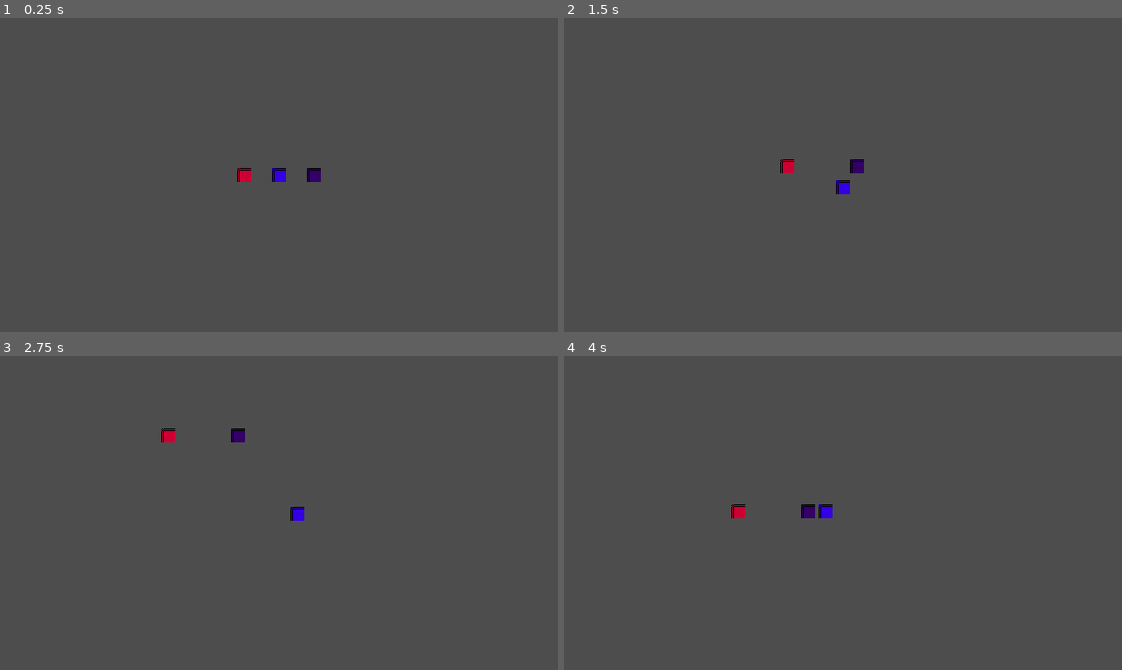
Above: before the commit, frames 1-4 (two rows, left to right).
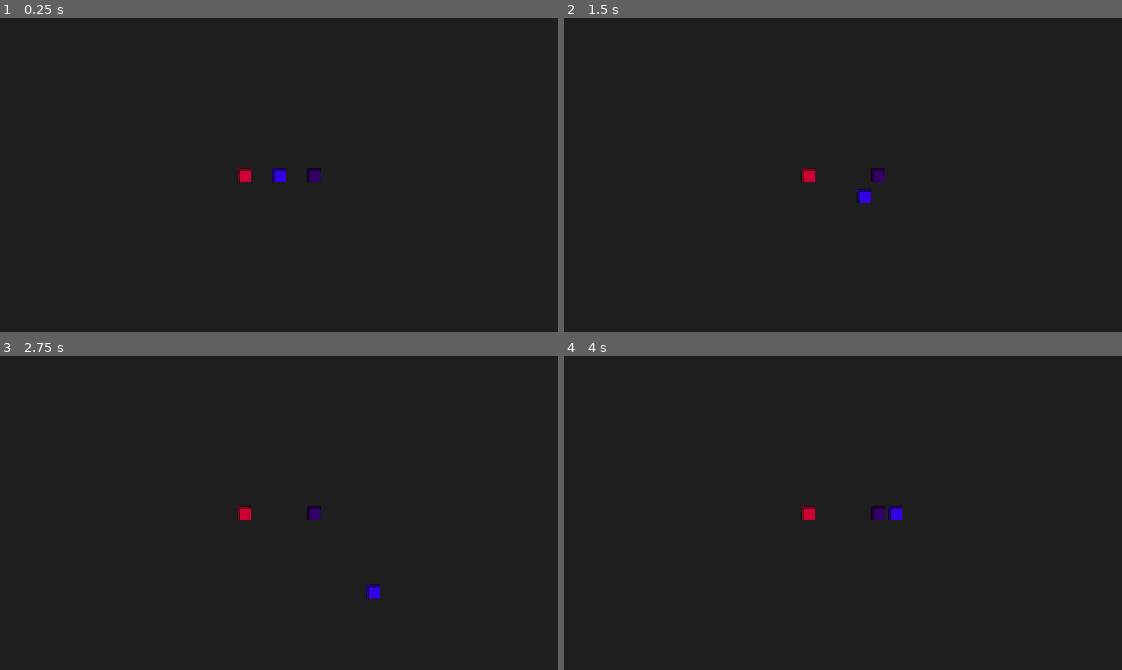
Above: after the commit, the same moments.

Repository: GustavoKimura/synapse-protocol
Game: Godot game, scene res://Scenes/world.tscn
The game is run twice, just before and just after one commit, with the same random seed, the same clock (stepped at 60 frames per second) and the same inputs.
Inputs:
- Up to frame 1 (0.25 s): no input
- Up to frame 2 (1.5 s): tap Enter at 0.5 s; hold Right (ui_right) 0.53-1.28 s; hold Down (ui_down) from 1.28 s (still down)
- Up to frame 3 (2.75 s): release Down (ui_down) at 2.03 s; hold Right (ui_right) from 2.03 s (still down)
- Up to frame 4 (4 s): release Right (ui_right) at 2.78 s; hold Up (ui_up) 2.78-3.53 s; hold Left (ui_left) from 3.53 s (still down)

The runs differ from the first frame. In frame 1, 100% of the frame differs, in the area x 0-100%, y 0-100%; in frame 2, 100%; in frame 3, 100%; in frame 4, 100%.

Commit message:
fix: stop kinematic dragging on collisions, restrict camera bounds and visualize world limits

Diff:
--- a/client/Scenes/player.tscn
+++ b/client/Scenes/player.tscn
@@ -19,4 +19,8 @@
 shape = SubResource("RectangleShape2D_collider")
 
 [node name="Camera2D" type="Camera2D" parent="."]
+limit_left = 0
+limit_top = 0
+limit_right = 640
+limit_bottom = 360
 position_smoothing_enabled = true
--- a/client/Scenes/world.tscn
+++ b/client/Scenes/world.tscn
@@ -14,6 +14,11 @@
 
 [node name="World" type="Node2D"]
 
+[node name="Floor" type="ColorRect" parent="."]
+offset_right = 640.0
+offset_bottom = 360.0
+color = Color(0.12, 0.12, 0.12, 1)
+
 [node name="GridMap" type="TileMap" parent="."]
 tile_set = SubResource("TileSet_grid16")
 format = 2
@@ -21,19 +26,19 @@
 [node name="WorldBounds" type="StaticBody2D" parent="."]
 
 [node name="Top" type="CollisionShape2D" parent="WorldBounds"]
-position = Vector2(320, 0)
+position = Vector2(320, -10)
 shape = SubResource("RectangleShape2D_horiz")
 
 [node name="Bottom" type="CollisionShape2D" parent="WorldBounds"]
-position = Vector2(320, 360)
+position = Vector2(320, 370)
 shape = SubResource("RectangleShape2D_horiz")
 
 [node name="Left" type="CollisionShape2D" parent="WorldBounds"]
-position = Vector2(0, 180)
+position = Vector2(-10, 180)
 shape = SubResource("RectangleShape2D_vert")
 
 [node name="Right" type="CollisionShape2D" parent="WorldBounds"]
-position = Vector2(640, 180)
+position = Vector2(650, 180)
 shape = SubResource("RectangleShape2D_vert")
 
 [node name="Player" parent="." instance=ExtResource("2_player")]
--- a/client/Scripts/npc_base.gd
+++ b/client/Scripts/npc_base.gd
@@ -31,6 +31,10 @@
 			velocity = target_direction.normalized() * speed
 
 	move_and_slide()
+
+	if get_slide_collision_count() > 0 and current_state == State.WANDER:
+		current_state = State.IDLE
+		target_direction = Vector2.ZERO
 
 	if not is_thinking:
 		state_timer -= delta
